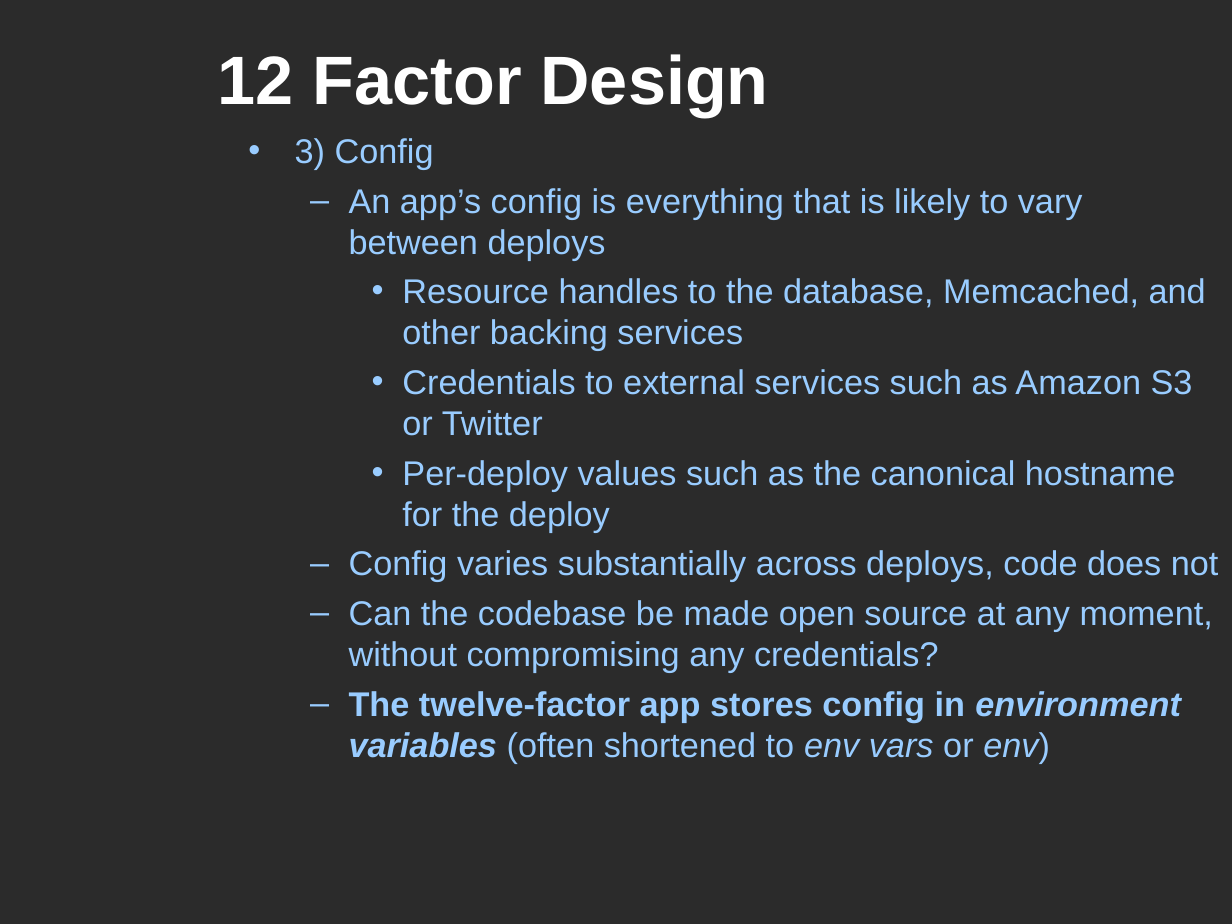
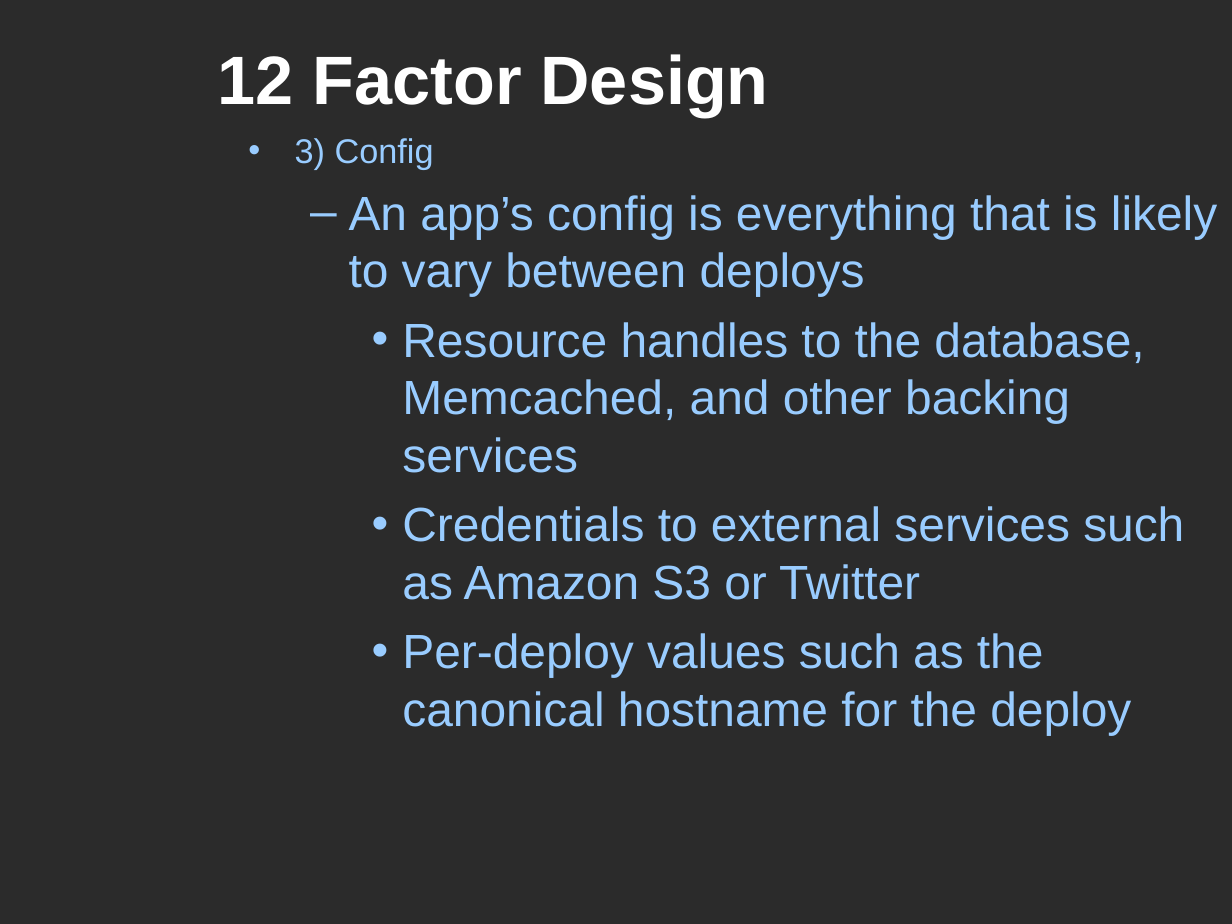
Before and after one commit to mars64/k8s-music-stack, a slide deck: slide 20 of MarcialWhite-Kubernetes101-www.SoFree.us-20170603.ppt (slide 14 before the commit). Drawn at 1232x924 pixels with LibreOffice and Linux fonts; fonts in the diff are those of the drawing; background and template pictures are left out; a plain dark background stands for a picture behind light text. Boxes give left, top, right and bottom in pixels: in the first picture for what was removed or moved away, otherwise in the second. Text is boxed around its words. In the diff, an @@ line names an element or a change of style, - is before the commit and + after.

```diff
--- a/MarcialWhite-Kubernetes101-www.SoFree.us-20170603.ppt
+++ b/MarcialWhite-Kubernetes101-www.SoFree.us-20170603.ppt
@@ text at <box>349,195,1217,735</box>: size 20 to 28 pt; more space between paragraphs @@
@@ text at <box>349,550,1219,763</box>: paragraphs removed @@
-  – Config varies substantially across deploys, code does not
-  – Can the codebase be made open source at any moment, without compromising any credentials?
-  – The twelve-factor app stores config in environment variables (often shortened to env vars or env)
```
Also in this commit, not shown: 16 other slides changed, 17 slides added, 1 other file.
